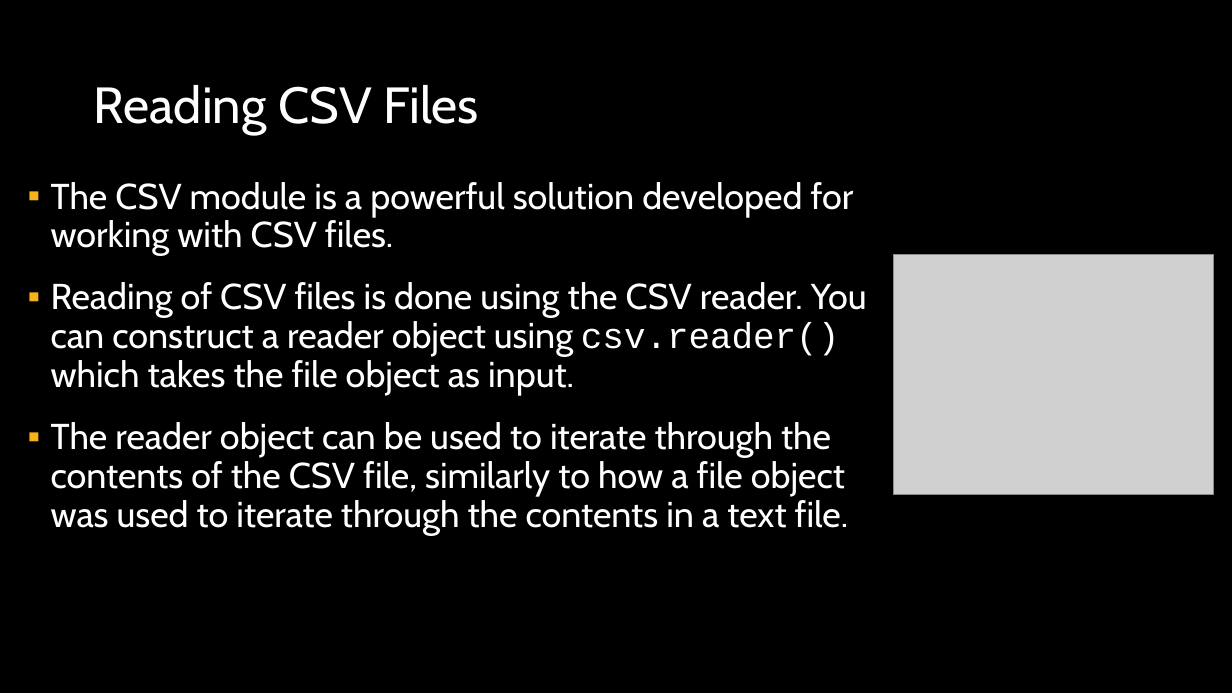
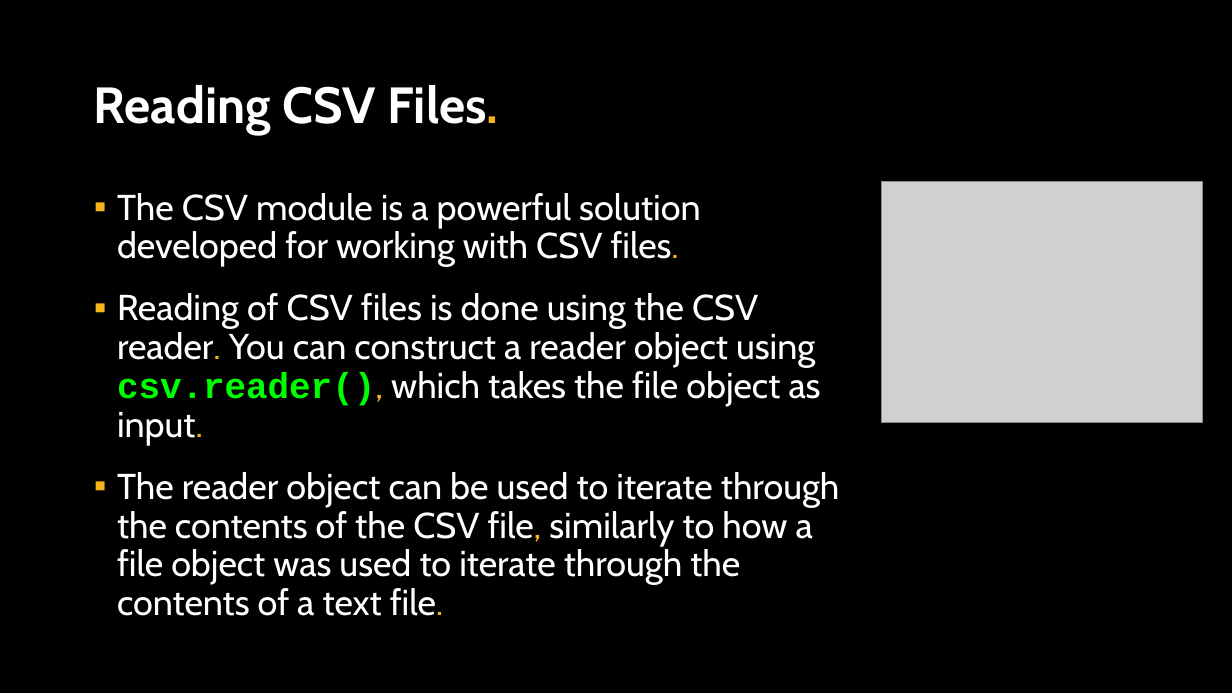
Before and after one commit to APS106/APS106-winter-2026-goodfellow-sutton, a slide deck: slide 14 of lectures/week11/lecture2/slides/week11_lecture2.pptx (slide 16 before the commit). Drawn at 1232x693 pixels with LibreOffice and Linux fonts; fonts in the diff are those of the drawing; grey boxes stand for pictures; background and template pictures are left out. Boxes give left, top, right and bottom in pixels: in the first picture for what was removed or moved away, otherwise in the second. Text is boxed around its words. In the diff, an @@ line names an element or a change of style, - is before the commit and + after.

```diff
--- a/lectures/week11/lecture2/slides/week11_lecture2.pptx
+++ b/lectures/week11/lecture2/slides/week11_lecture2.pptx
@@ title at [94, 85, 499, 134]: text changed; bold on @@
-Reading CSV Files
+Reading CSV Files.
@@ text "The CSV module is a ...": place and size @@
-text "The CSV module is a ..." at [51, 182, 867, 535]
+text "The CSV module is a ..." at [117, 193, 840, 616]
@@ text at [117, 193, 700, 267]: text colour #FFFFFF to #F7B41A in "files." @@
@@ picture: place and size @@
-picture at [894, 254, 1214, 494]
+picture at [882, 182, 1202, 422]
@@ text at [117, 293, 840, 616]: text changed @@
-▪ Reading of CSV files is done using the CSV reader. You can construct a reader object using csv.reader() which takes the file object as input.
-▪ The reader object can be used to iterate through the contents of the CSV file, similarly to how a file object was used to iterate through the contents in a text file.
+▪ Reading of CSV files is done using the CSV reader. You can construct a reader object using csv.reader(), which takes the file object as input.
+▪ The reader object can be used to iterate through the contents of the CSV file, similarly to how a file object was used to iterate through the contents of a text file.
```
Also in this commit, not shown: 23 other slides changed, 2 slides added, 5 slides removed, 17 other files.
